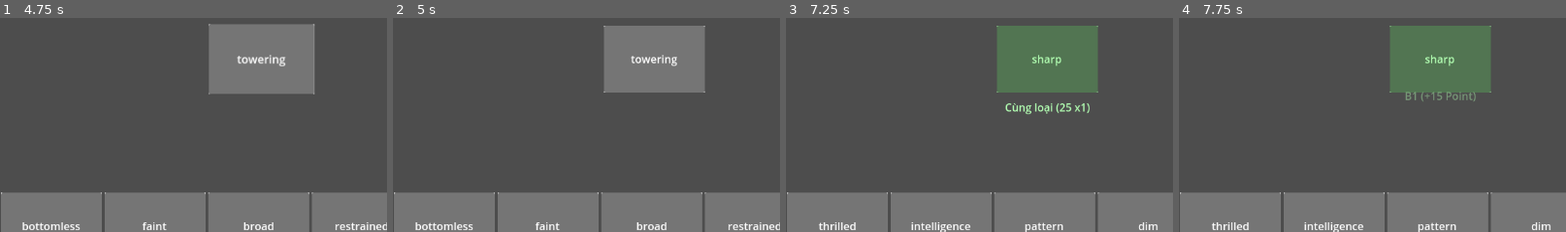
Above: before the commit, frames 1-4 (left to right).
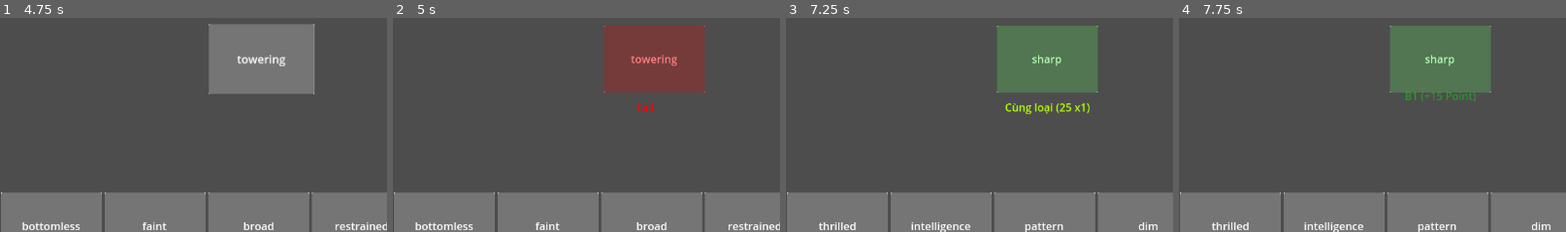
Above: after the commit, the same moments.

Repository: BMinh166/english-game-learning
Game: Godot game, scene res://scenes/Main.tscn
Same seed, same stepped clock (60 frames per second), same inputs: the game is played once before the commit and once after it.
Inputs (mouse positions are % of the whole screen's width and height, from its top left):
- Up to frame 1 (4.75 s): click "Bag" at 0.5 s; click "Bag" at 1.25 s; click "Bag" at 2 s; click "Back" at 2.75 s; tap Enter at 3.5 s; move the mouse to (23, 89) at 3.52 s; click (23, 89) at 3.67 s; click "Play" at 4.25 s
- Up to frame 2 (5 s): no input
- Up to frame 3 (7.25 s): move the mouse to (50, 50) at 5.02 s; click (50, 50) at 5.17 s; move the mouse to (23, 89) at 5.77 s; click (23, 89) at 5.92 s; click "Play" at 6.5 s
- Up to frame 4 (7.75 s): move the mouse to (50, 50) at 7.27 s; click (50, 50) at 7.42 s
The pictures show only the part of the screen within x 16-66%, y 40-90%; the shares and areas given below are measured in that part.

Frame 1 is identical in both runs. In frame 2, 8.3% of the frame differs, in the area x 54-81%, y 3-44%; in frame 3, 0.5%; in frame 4, 0.3%.

Commit message:
fix basic UI

Diff:
--- a/scenes/Card/Card.gd
+++ b/scenes/Card/Card.gd
@@ -8,7 +8,7 @@
 var index = -1
 
 func _ready():
-	mouse_filter = Control.MOUSE_FILTER_STOP  # 🔥 đảm bảo nhận input
+	mouse_filter = Control.MOUSE_FILTER_STOP
 	await get_tree().process_frame
 	pivot_offset = size / 2
 
@@ -17,12 +17,10 @@
 	index = i
 	label.text = word.text
 
-	#print("SETUP CARD: ", index," ", label.text)  # debug
-
 func _gui_input(event):
 	if event is InputEventMouseButton and event.pressed:
 		if event.button_index == MOUSE_BUTTON_LEFT:
-			print("CLICK CARD:", index, label.text)  # 🔥 debug
+			print("CLICK CARD:", index, label.text)
 			emit_signal("card_clicked", index)
 
 func set_selected(is_selected):
@@ -30,3 +28,9 @@
 		modulate = Color(0.7, 1, 0.7)
 	else:
 		modulate = Color.WHITE
+
+func set_fail(is_fail):
+	if is_fail:
+		modulate = Color(1, 0.5, 0.5)
+	else:
+		modulate = Color.WHITE
--- a/scripts/GameManager.gd
+++ b/scripts/GameManager.gd
@@ -33,6 +33,7 @@
 signal play_cards(cards)
 signal clear_center_cards()
 signal show_floating_text(card_ref, data)
+signal set_card_highlight(card, state, type)
 
 func _ready():
 	word_db = WordDB
@@ -153,6 +154,14 @@
 	point = 0
 	mult = 1
 
+	# 🔥 bật highlight 1 lần duy nhất
+	emit_signal(
+		"set_card_highlight",
+		card,
+		true,
+		"success" if is_valid else "fail"
+	)
+
 	# ===== BASE STEPS =====
 	for step in steps:
 		apply_step(step)
@@ -167,6 +176,13 @@
 
 	print("[BASE RESULT]")
 	print("point:", point, " mult:", mult)
+
+	# ❌ FAIL
+	if !is_valid:
+		emit_signal("show_floating_text", card, {
+			"text": "Fail",
+			"type": "fail"
+		})
 
 	# ===== CHAIN APPLY =====
 	var chain_data = chain_system.apply_chain(is_valid)
@@ -214,6 +230,8 @@
 	var score_one = point * mult
 
 	print("FINAL SCORE:", score_one)
+
+	emit_signal("set_card_highlight", card, false, "")
 
 	return score_one
 
--- a/scripts/Ui.gd
+++ b/scripts/Ui.gd
@@ -22,6 +22,7 @@
 	GameManager.connect("play_cards", _on_play_cards)
 	GameManager.connect("clear_center_cards", _on_clear_center)
 	GameManager.connect("show_floating_text", _on_show_floating_text)
+	GameManager.connect("set_card_highlight", _on_set_card_highlight)
 	hand_scene.connect("card_selected", _on_card_selected)
 
 	update_state_ui(GameManager.get_state())
@@ -110,8 +111,6 @@
 	if !is_instance_valid(card):
 		return
 	# 🔥 highlight card đang được tính
-	if card.has_method("set_selected"):
-		card.set_selected(true)
 
 	print("FT_---- SPAWN ----")
 	print("FT_CARD SIZE:", card.size)
@@ -120,13 +119,16 @@
 	card.add_child(ft)
 
 	# 🎨 màu
+	var color = Color.YELLOW
 	match data.type:
 		"add_point":
-			ft.modulate = Color.GREEN
+			color = Color.GREEN
+
 		"add_mult", "mul_mult":
-			ft.modulate = Color.CYAN
-		_:
-			ft.modulate = Color.YELLOW
+			color = Color.CYAN
+
+		"fail":
+			color = Color.RED
 
 	print("FT_TEXT SIZE BEFORE PLAY:", ft.size)
 
@@ -138,12 +140,19 @@
 
 	print("FT_POS BEFORE PLAY:", ft.position)
 
-	await ft.play(data.text)
-	await get_tree().create_timer(0.2).timeout
-	# 🔻 bỏ highlight sau khi xong
-	if is_instance_valid(card) and card.has_method("set_selected"):
-		card.set_selected(false)
+	await ft.play(data.text, color)
+	#await get_tree().create_timer(0.1).timeout
 
+func _on_set_card_highlight(card, state, type):
+	if !is_instance_valid(card):
+		return
+
+	if type == "fail":
+		if card.has_method("set_fail"):
+			card.set_fail(state)
+	else:
+		if card.has_method("set_selected"):
+			card.set_selected(state)
 
 func _on_clear_center():
 	for child in center_area.get_children():
